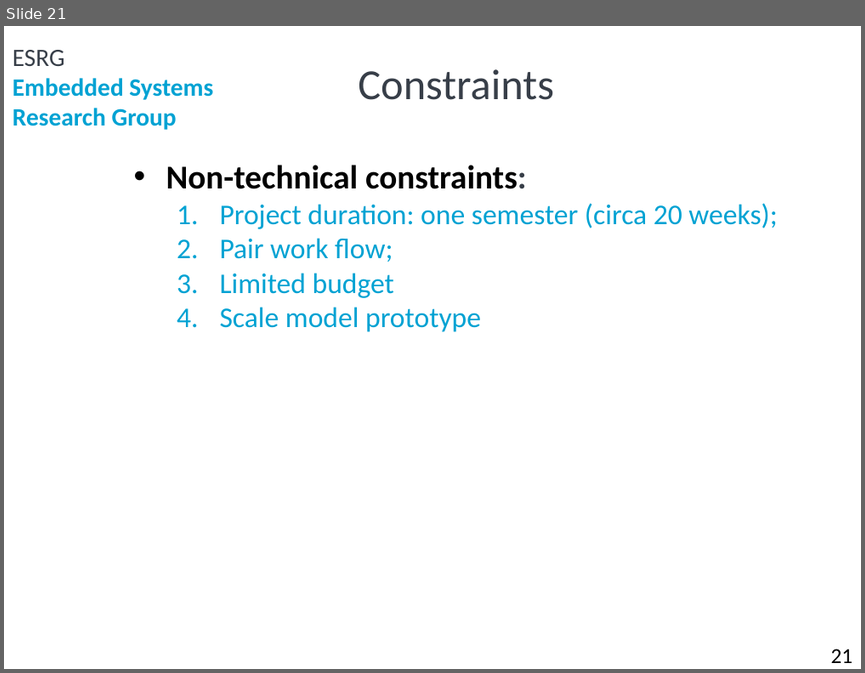
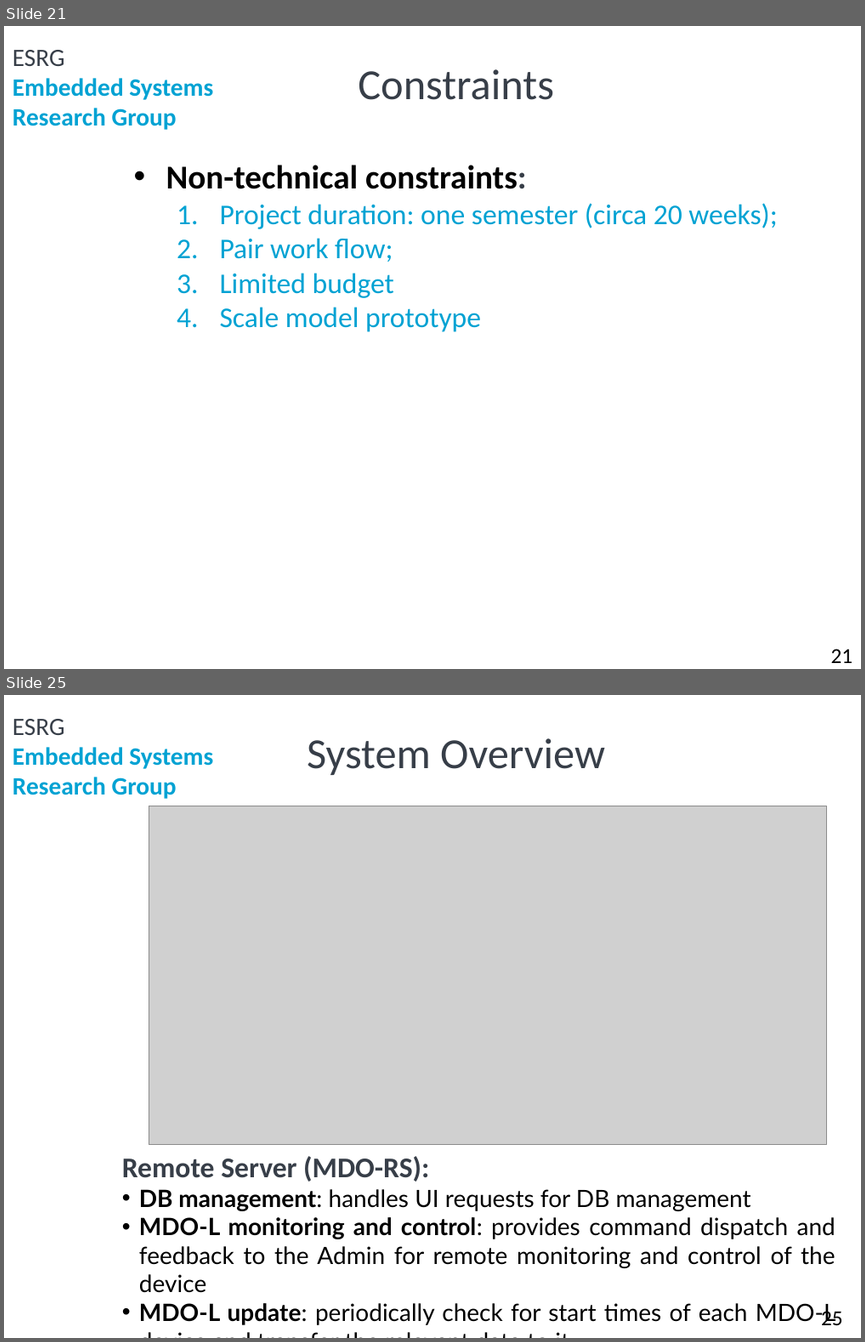
Before and after one commit to ElectroQuanta/MDO, a slide deck: Proj/presentations/Phase1_a50178_JosePires_a88258_HugoFreitas.pptx. Shown one above the other, each under a label of ours: slide 21 before the commit, slides 21 and 25 after it; the slides between them are not shown. The pictures are 865x673 and 865x1342 pixels, drawn with LibreOffice and Linux fonts; fonts in the diff are those of the drawing; grey boxes stand for pictures; background and template pictures are left out. Boxes give left, top, right and bottom in pixels: in the first picture for what was removed or moved away, otherwise in the second. Text is boxed around its words. In the diff, an @@ line names an element or a change of style, - is before the commit and + after.

```diff
--- a/Proj/presentations/Phase1_a50178_JosePires_a88258_HugoFreitas.pptx
+++ b/Proj/presentations/Phase1_a50178_JosePires_a88258_HugoFreitas.pptx
@@ slide 25 added at (4, 695, 861, 1338), background #FFFFFF; not listed: 2 template elements that a slide beside it also shows @@
@@ title added at (307, 738, 605, 775), 36 pt, text #373E48 @@
+System Overview
@@ picture added at (148, 805, 826, 1144) @@
@@ text added at (122, 1156, 836, 1325), 20 pt, text #000000 @@
+Remote Server (MDO-RS):
+• DB management: handles UI requests for DB management
+• MDO-L monitoring and control: provides command dispatch and feedback to the Admin for remote monitoring and control of the device
+• MDO-L update: periodically check for start times of each MDO-L device and transfer the relevant data to it
@@ page number added at (821, 1308, 843, 1325), 18 pt, text #000000 @@
+25
```
Also in this commit, not shown: 1 slide changed, 9 other slides added.
